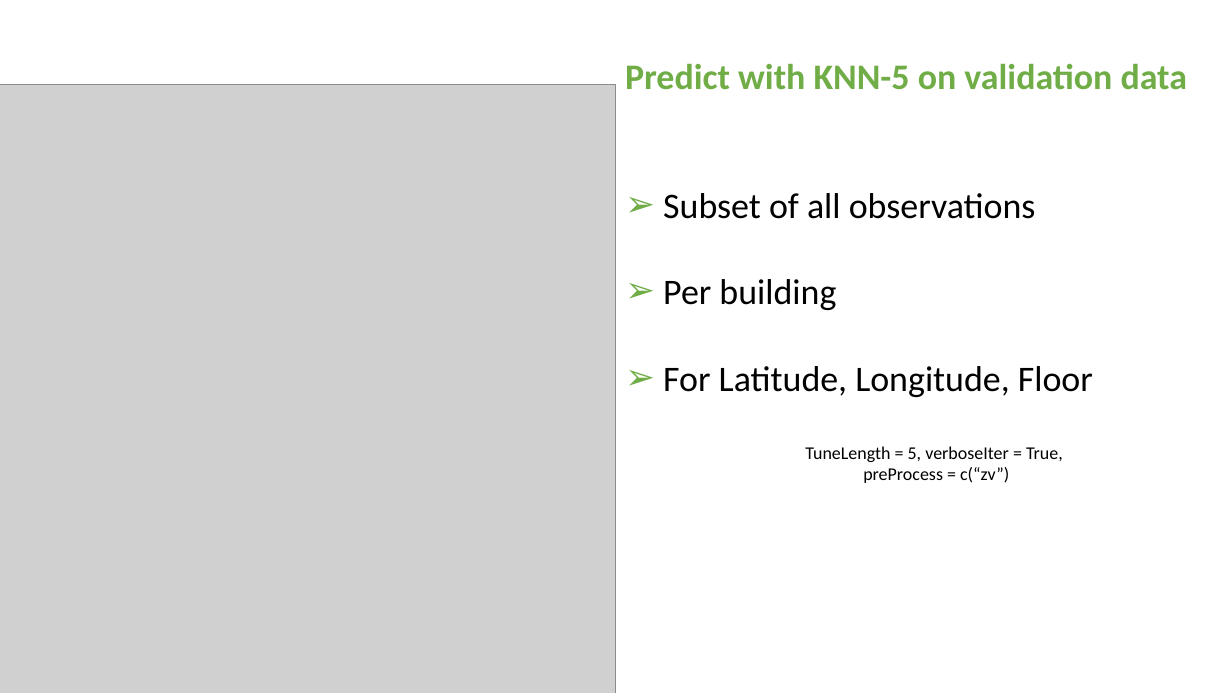
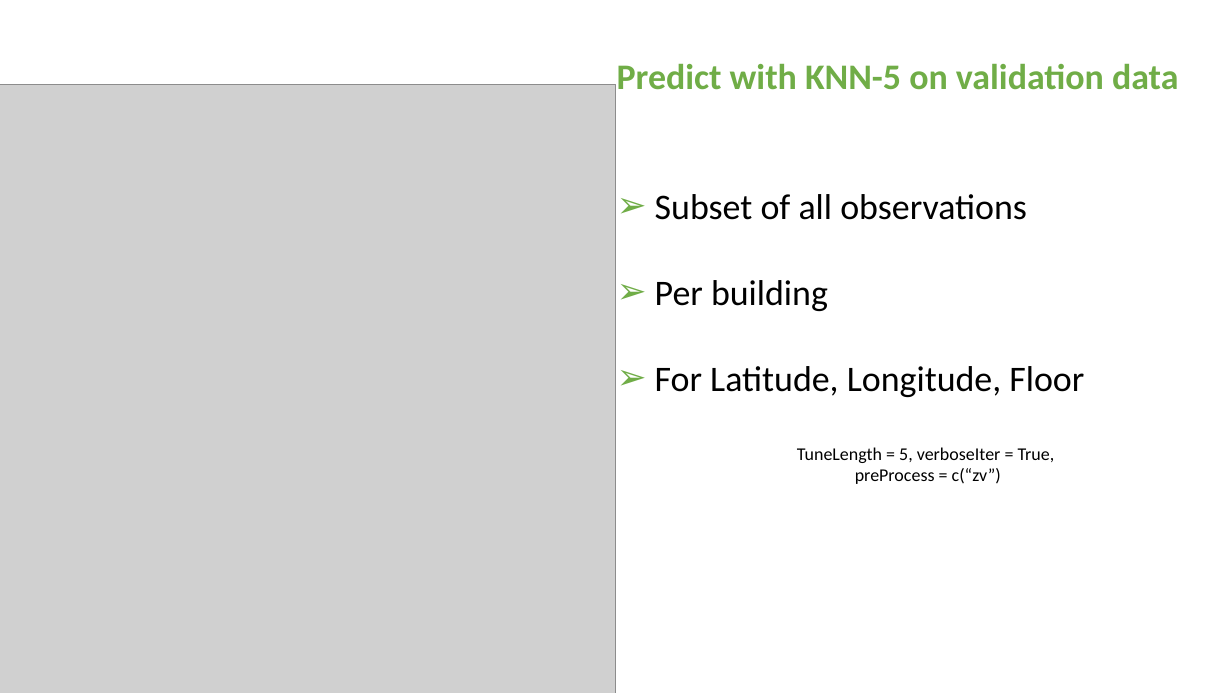
Before and after one commit to NatasjaFortuin/Wifi-locationing, a slide deck: slide 45 of Data etc/Pres Wifi.pptx (slide 44 before the commit). Drawn at 1232x693 pixels with LibreOffice and Linux fonts; fonts in the diff are those of the drawing; grey boxes stand for pictures. Boxes give left, top, right and bottom in pixels: in the first picture for what was removed or moved away, otherwise in the second. Text is boxed around its words. In the diff, an @@ line names an element or a change of style, - is before the commit and + after.

```diff
--- a/Data etc/Pres Wifi.pptx
+++ b/Data etc/Pres Wifi.pptx
@@ text "Predict with KNN-5 on validation ...": place and size @@
-text "Predict with KNN-5 on validation ..." at <box>625,63,1187,483</box>
+text "Predict with KNN-5 on validation ..." at <box>617,63,1178,484</box>
```
Also in this commit, not shown: 14 other slides changed, 3 slides added, 3 slides removed, 16 other files.
